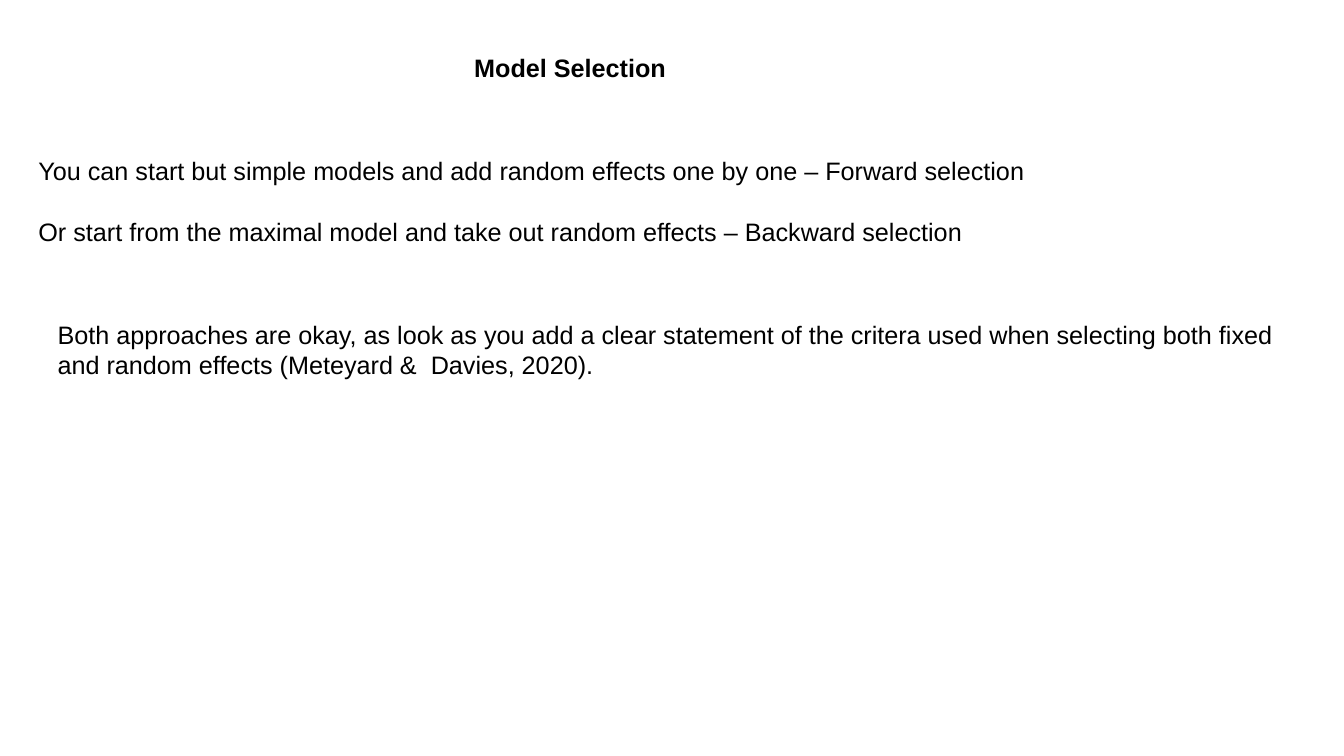
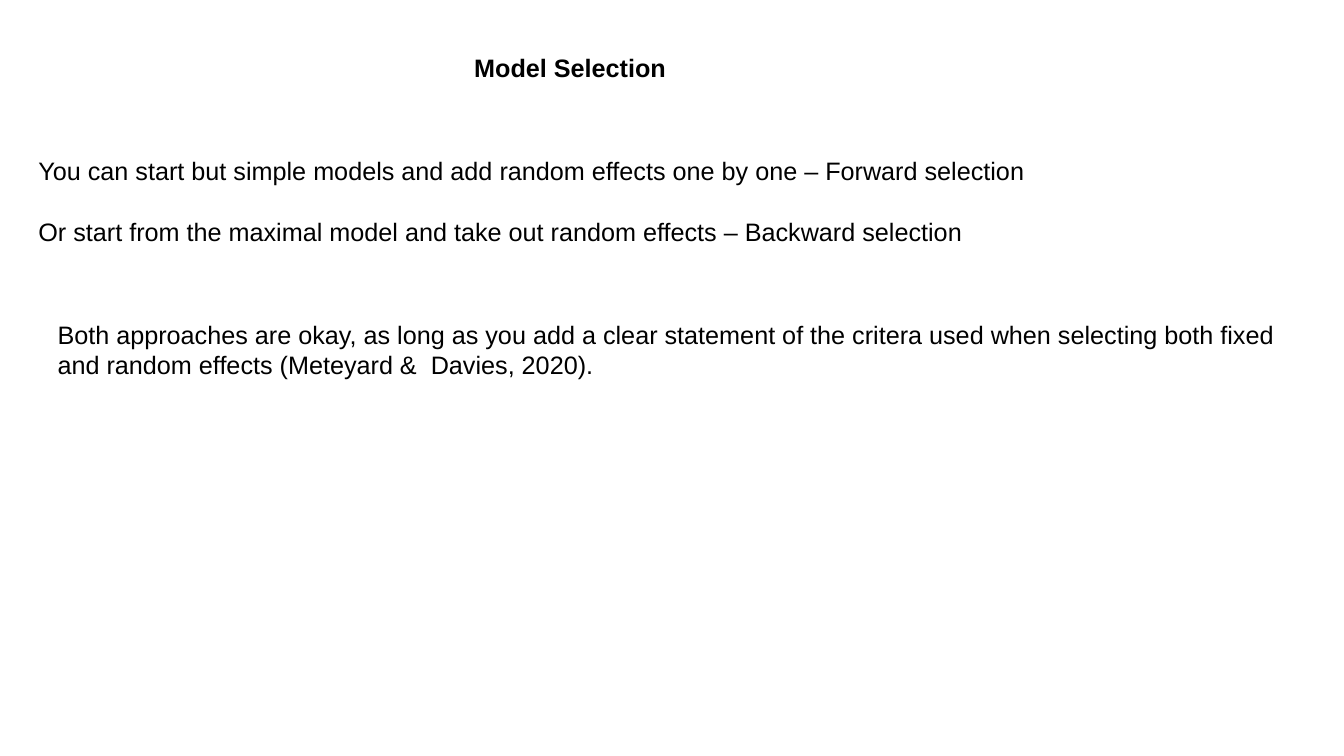
Before and after one commit to FPupillo/LMM_workshop, a slide deck: slide 58 of PPT_LMM.odp. Drawn at 1344x756 pixels with LibreOffice and Linux fonts; fonts in the diff are those of the drawing. Boxes give left, top, right and bottom in pixels: in the first picture for what was removed or moved away, otherwise in the second. Text is boxed around its words. In the diff, an @@ line names an element or a change of style, - is before the commit and + after.

```diff
--- a/PPT_LMM.odp
+++ b/PPT_LMM.odp
@@ text at (58, 325, 1273, 380): text changed @@
-Both approaches are okay, as look as you add a clear statement of the critera used when selecting both fixed and random effects (Meteyard & Davies, 2020).
+Both approaches are okay, as long as you add a clear statement of the critera used when selecting both fixed and random effects (Meteyard & Davies, 2020).
```
Also in this commit, not shown: 8 other slides changed, 13 slides added, 1 slide removed, 17 other files.
